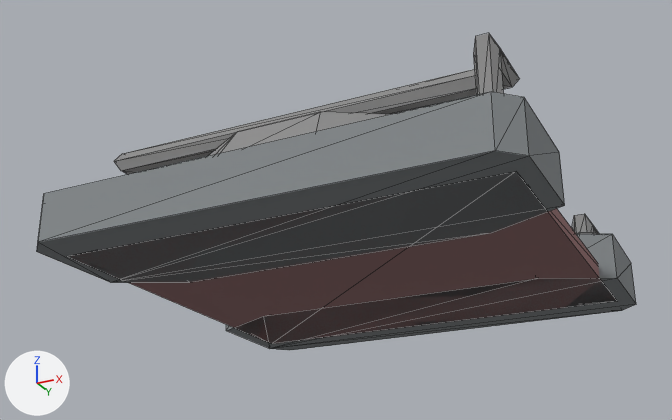
The OBJ model Models/vce_pumpjack_base.obj, before and after one commit.
Before and after are seen from a camera (50 mm lens) standing at (2.39, -5.14, -1.8) and looking at (-0.11, -0.15, 0.45). Arrows for +X, +Y and +Z are at lower left; the lights stay in place. The older version comes first. Mesh edges are drawn as thin lines. Where no turn or scale is listed for an object, it has been applied to the vertices.

In view in the first picture: 'vce_pumpjack_base'.
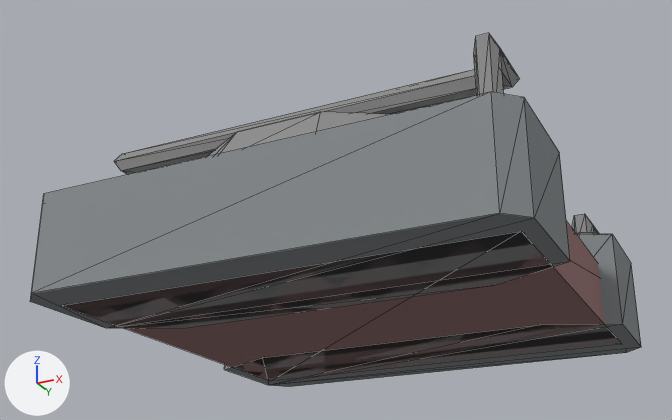
The newer file is also turned or shifted as a whole; pictures and numbers use the older file's frame.

What the commit changed:
me_vce_pumpjack_base is used by ob_vce_pumpjack_base; location (0.0, 0.0, 0.0).
me_vce_pumpjack_base had 243 vertices, 401 faces and spanned x -1.46..1.46, y -1.46..1.46, z 0.0..0.78.
me_vce_pumpjack_base now has 243 vertices, 401 faces and spans x -1.46..1.46, y -1.46..1.46, z -0.3..0.78.
me_vce_pumpjack_base part 1: all 20 vertices in x -1.46..1.46, y -1.46..1.46, z 0.0 are moved by (0.0, 0.0, -0.3).

Where the change shows, as pixel boxes [x1, y1, x2, y2] in the pictures (672 x 420 px; the box of a moved part takes in the faces that stretch with it):
'vce_pumpjack_base', reshaped (12% taller)
    before: [37, 33, 636, 350]
    after: [30, 33, 641, 387]
part 1 of me_vce_pumpjack_base, moved or reshaped
    before: [37, 94, 636, 350]
    after: [30, 94, 641, 387]
